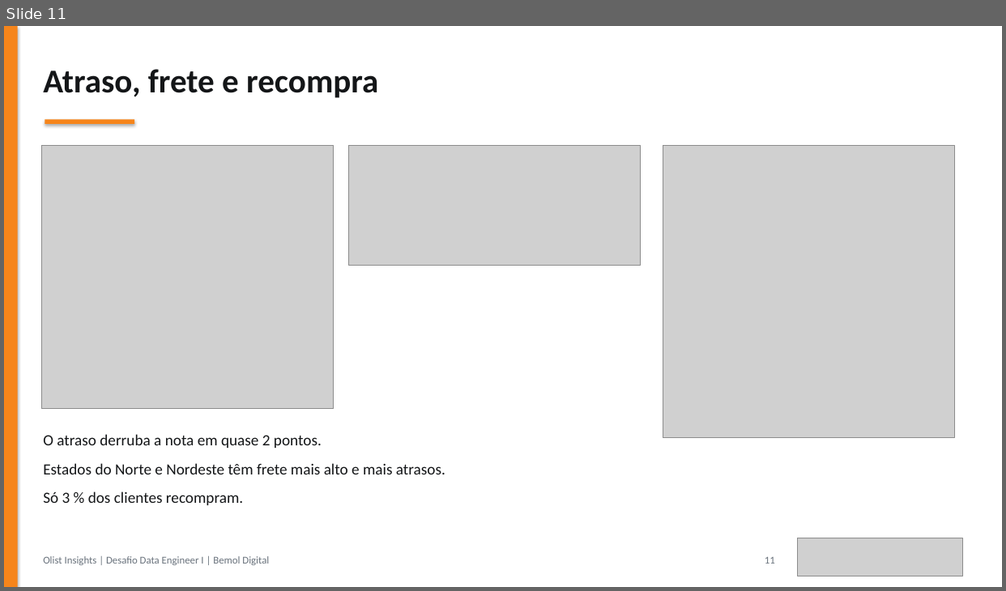
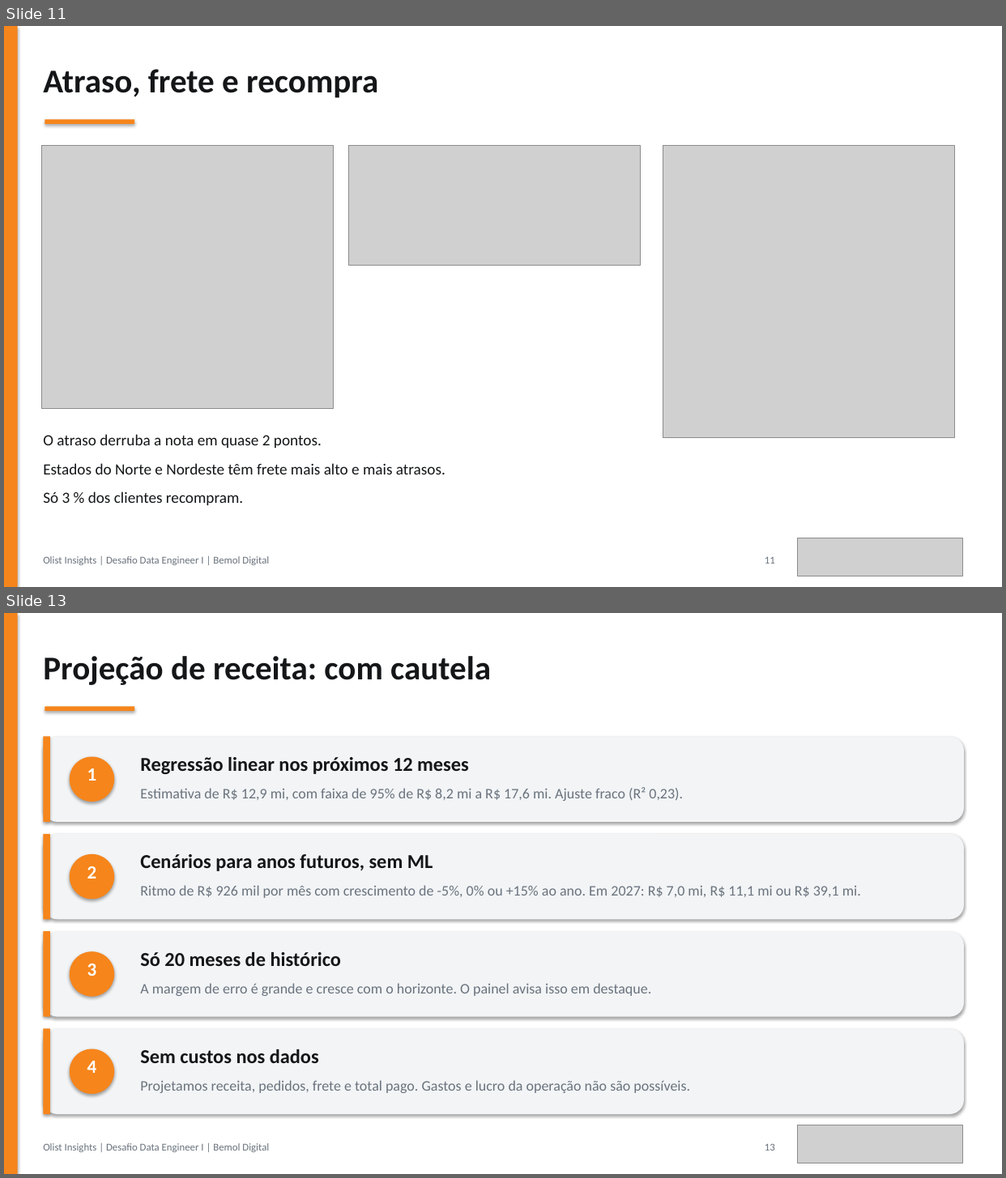
Before and after one commit to JulianaBallin/data-engineer-challenge, a slide deck: docs/apresentacao/apresentacao-olist.pptx. Shown one above the other, each under a label of ours: slide 11 before the commit, slides 11 and 13 after it; the slides between them are not shown. The pictures are 1006x591 and 1006x1178 pixels, drawn with LibreOffice and Linux fonts; fonts in the diff are those of the drawing; grey boxes stand for pictures. Boxes give left, top, right and bottom in pixels: in the first picture for what was removed or moved away, otherwise in the second. Text is boxed around its words. In the diff, an @@ line names an element or a change of style, - is before the commit and + after.

```diff
--- a/docs/apresentacao/apresentacao-olist.pptx
+++ b/docs/apresentacao/apresentacao-olist.pptx
@@ slide 13 added at (x1=4, y1=613, x2=1002, y2=1174), background #FFFFFF @@
@@ rectangle added at (x1=4, y1=613, x2=1002, y2=1174), fill #FFFFFF @@
@@ rectangle added at (x1=4, y1=613, x2=18, y2=1174), fill #F6851B @@
@@ text added at (x1=43, y1=656, x2=491, y2=685), 32 pt, text #141618, bold @@
+Projeção de receita: com cautela
@@ rectangle added at (x1=44, y1=707, x2=134, y2=711), fill #F6851B @@
@@ rounded rectangle added at (x1=43, y1=736, x2=964, y2=822), fill #F2F4F6 @@
@@ rectangle added at (x1=43, y1=736, x2=49, y2=822), fill #F6851B @@
@@ ellipse added at (x1=69, y1=756, x2=114, y2=802), fill #F6851B @@
@@ text added at (x1=140, y1=757, x2=469, y2=774), 19 pt, text #141618, bold @@
+Regressão linear nos próximos 12 meses
@@ text added at (x1=87, y1=769, x2=97, y2=781), 18 pt, text #FFFFFF, bold @@
+1
@@ text added at (x1=140, y1=787, x2=683, y2=801), 14 pt, text #6A737D @@
+Estimativa de R$ 12,9 mi, com faixa de 95% de R$ 8,2 mi a R$ 17,6 mi. Ajuste fraco (R² 0,23).
@@ rounded rectangle added at (x1=43, y1=834, x2=964, y2=919), fill #F2F4F6 @@
@@ rectangle added at (x1=43, y1=834, x2=49, y2=919), fill #F6851B @@
@@ ellipse added at (x1=69, y1=854, x2=114, y2=899), fill #F6851B @@
@@ text added at (x1=140, y1=854, x2=433, y2=871), 19 pt, text #141618, bold @@
+Cenários para anos futuros, sem ML
@@ text added at (x1=87, y1=867, x2=97, y2=879), 18 pt, text #FFFFFF, bold @@
+2
@@ text added at (x1=140, y1=885, x2=861, y2=898), 14 pt, text #6A737D @@
+Ritmo de R$ 926 mil por mês com crescimento de -5%, 0% ou +15% ao ano. Em 2027: R$ 7,0 mi, R$ 11,1 mi ou R$ 39,1 mi.
@@ rounded rectangle added at (x1=43, y1=931, x2=964, y2=1016), fill #F2F4F6 @@
@@ rectangle added at (x1=43, y1=931, x2=49, y2=1016), fill #F6851B @@
@@ ellipse added at (x1=69, y1=952, x2=114, y2=997), fill #F6851B @@
@@ text added at (x1=140, y1=952, x2=342, y2=966), 19 pt, text #141618, bold @@
+Só 20 meses de histórico
@@ text added at (x1=87, y1=964, x2=97, y2=976), 18 pt, text #FFFFFF, bold @@
+3
@@ text added at (x1=140, y1=983, x2=651, y2=996), 14 pt, text #6A737D @@
+A margem de erro é grande e cresce com o horizonte. O painel avisa isso em destaque.
@@ rounded rectangle added at (x1=43, y1=1029, x2=964, y2=1114), fill #F2F4F6 @@
@@ rectangle added at (x1=43, y1=1029, x2=49, y2=1114), fill #F6851B @@
@@ ellipse added at (x1=69, y1=1050, x2=114, y2=1094), fill #F6851B @@
@@ text added at (x1=140, y1=1050, x2=319, y2=1063), 19 pt, text #141618, bold @@
+Sem custos nos dados
@@ text added at (x1=87, y1=1061, x2=97, y2=1073), 18 pt, text #FFFFFF, bold @@
+4
@@ text added at (x1=140, y1=1080, x2=690, y2=1093), 14 pt, text #6A737D @@
+Projetamos receita, pedidos, frete e total pago. Gastos e lucro da operação não são possíveis.
@@ text added at (x1=43, y1=1144, x2=269, y2=1152), 10 pt, text #6A737D @@
+Olist Insights | Desafio Data Engineer I | Bemol Digital
@@ text added at (x1=765, y1=1144, x2=775, y2=1151), 10 pt, text #6A737D @@
+13
@@ picture added at (x1=798, y1=1126, x2=963, y2=1163) @@
```
Also in this commit, not shown: 3 slides changed, 1 other slide added, 5 other files.
